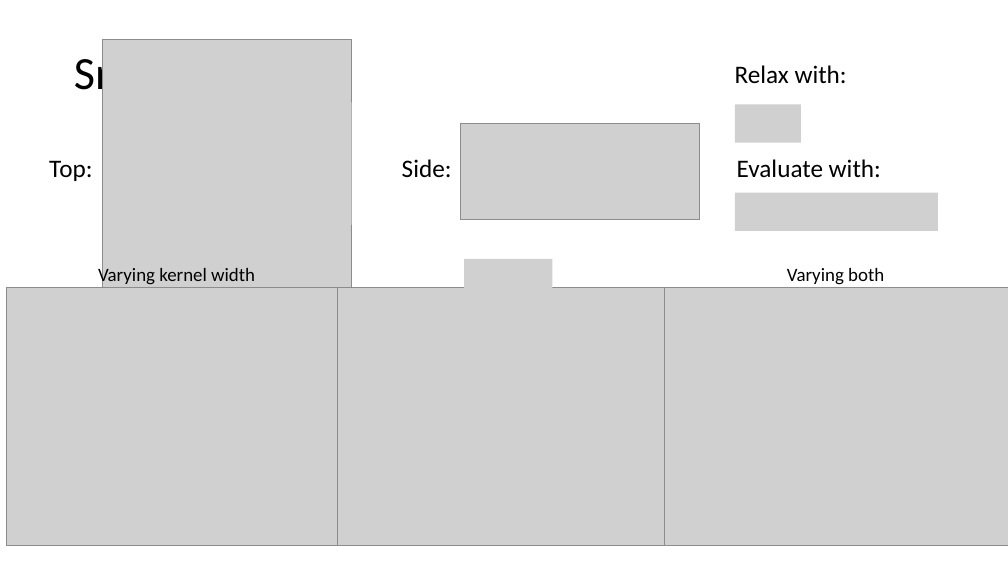
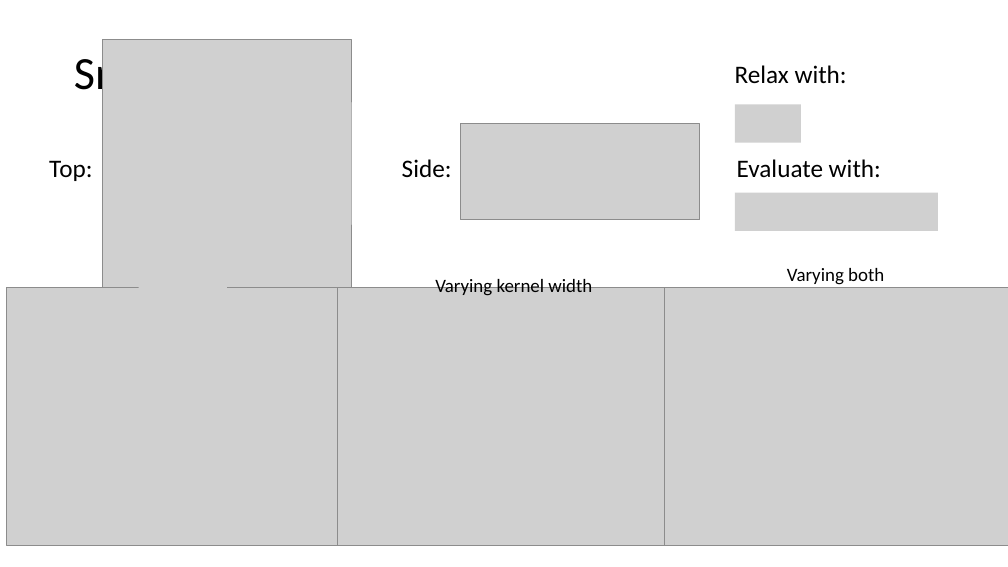
Before and after one commit to MaltheBisbo/learningForces, a slide deck: slide 20 of Presentations/Group meetings/2018-11-6-Malthe.pptx. Drawn at 1008x567 pixels with LibreOffice and Linux fonts; fonts in the diff are those of the drawing; grey boxes stand for pictures. Boxes give left, top, right and bottom in pixels: in the first picture for what was removed or moved away, otherwise in the second. Text is boxed around its words. In the diff, an @@ line names an element or a change of style, - is before the commit and + after.

```diff
--- a/Presentations/Group meetings/2018-11-6-Malthe.pptx
+++ b/Presentations/Group meetings/2018-11-6-Malthe.pptx
@@ picture removed at box(464, 259, 553, 289) @@
@@ picture added at box(139, 271, 228, 301) @@
@@ text "Varying kernel width": place and size @@
-text "Varying kernel width" at box(98, 266, 255, 287)
+text "Varying kernel width" at box(435, 277, 592, 296)
```
Also in this commit, not shown: 1 other slide changed, 5 other files.
